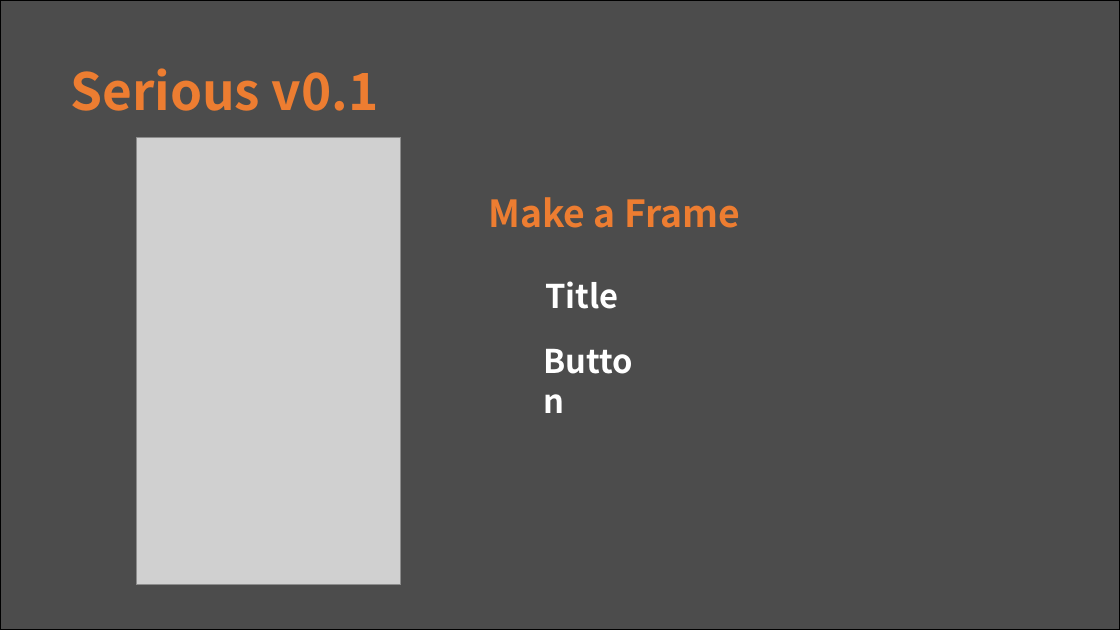
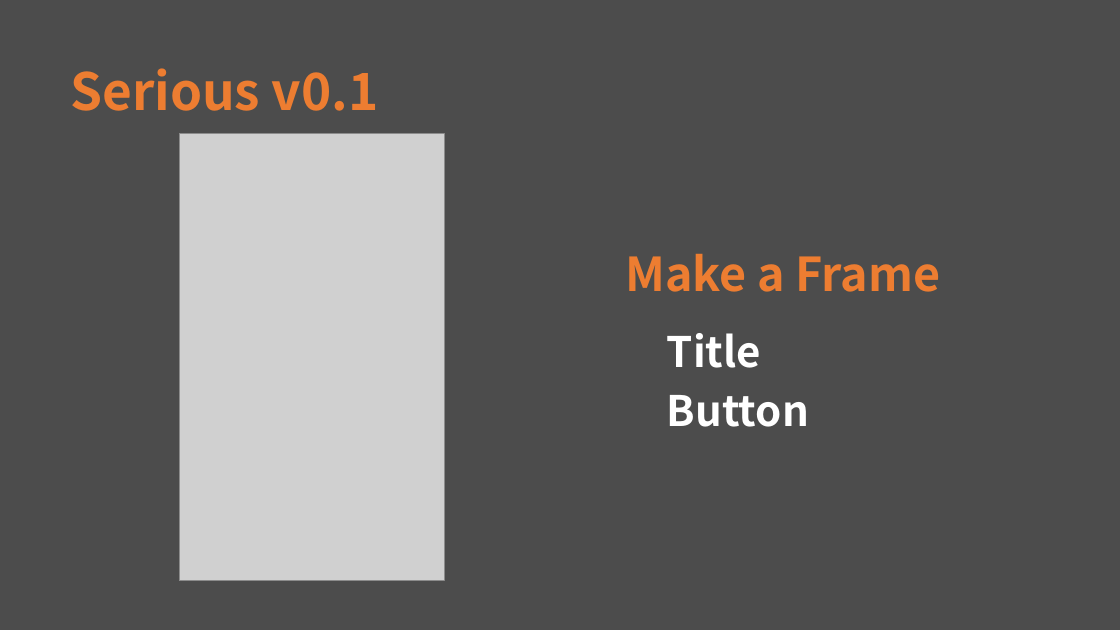
Before and after one commit to hbseo/desktop_calculator, a slide deck: slide 7 of simpsons.pptx. Drawn at 1120x630 pixels with LibreOffice and Linux fonts; fonts in the diff are those of the drawing; grey boxes stand for pictures. Boxes give left, top, right and bottom in pixels: in the first picture for what was removed or moved away, otherwise in the second. Text is boxed around its words. In the diff, an @@ line names an element or a change of style, - is before the commit and + after.

```diff
--- a/simpsons.pptx
+++ b/simpsons.pptx
@@ background #FFFFFF to #4C4C4C @@
@@ rectangle removed at bbox=[0, 0, 1120, 630] @@
@@ picture: place and size @@
-picture at bbox=[136, 138, 401, 585]
+picture at bbox=[180, 134, 444, 581]
@@ text "Make a Frame": place and size @@
-text "Make a Frame" at bbox=[488, 197, 740, 228]
+text "Make a Frame" at bbox=[626, 254, 941, 292]
@@ text "Make a Frame" at bbox=[626, 254, 941, 292]: size 32 to 40 pt @@
@@ text "Title" at bbox=[667, 333, 761, 368]: size 28 to 36 pt @@
@@ text "Title": place and size @@
-text "Title" at bbox=[545, 281, 618, 309]
+text "Title" at bbox=[667, 333, 761, 368]
@@ text "Button": place and size @@
-text "Button" at bbox=[535, 337, 661, 385]
+text "Button" at bbox=[667, 395, 809, 427]
@@ text "Button" at bbox=[667, 395, 809, 427]: size 28 to 36 pt @@
```
Also in this commit, not shown: 11 other slides changed.
